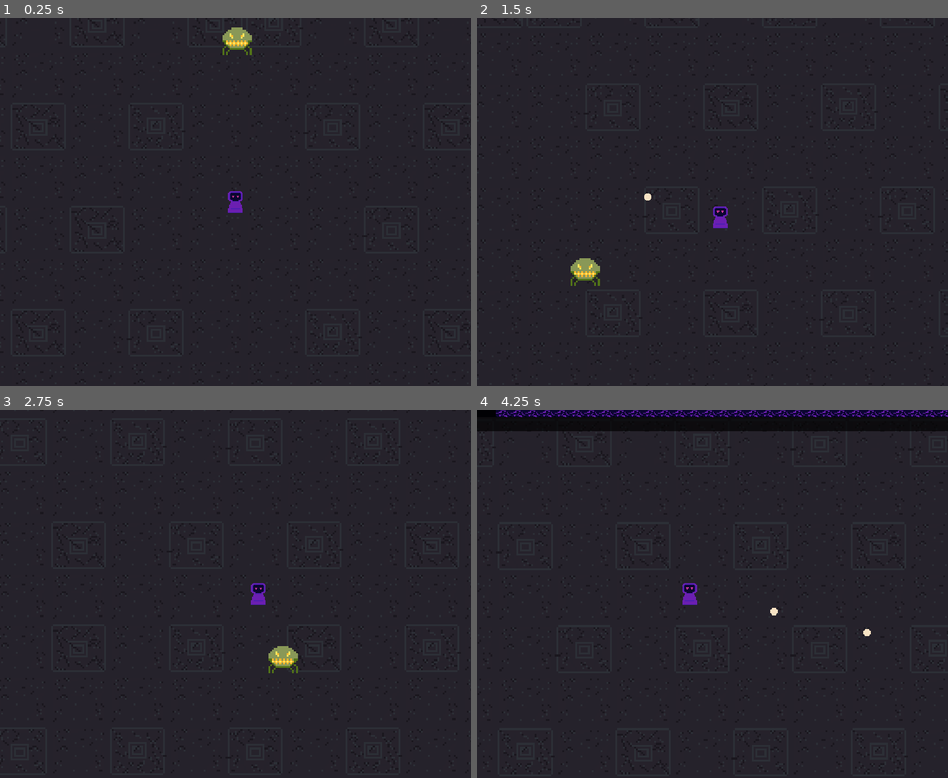
Above: before the commit, frames 1-4 (two rows, left to right).
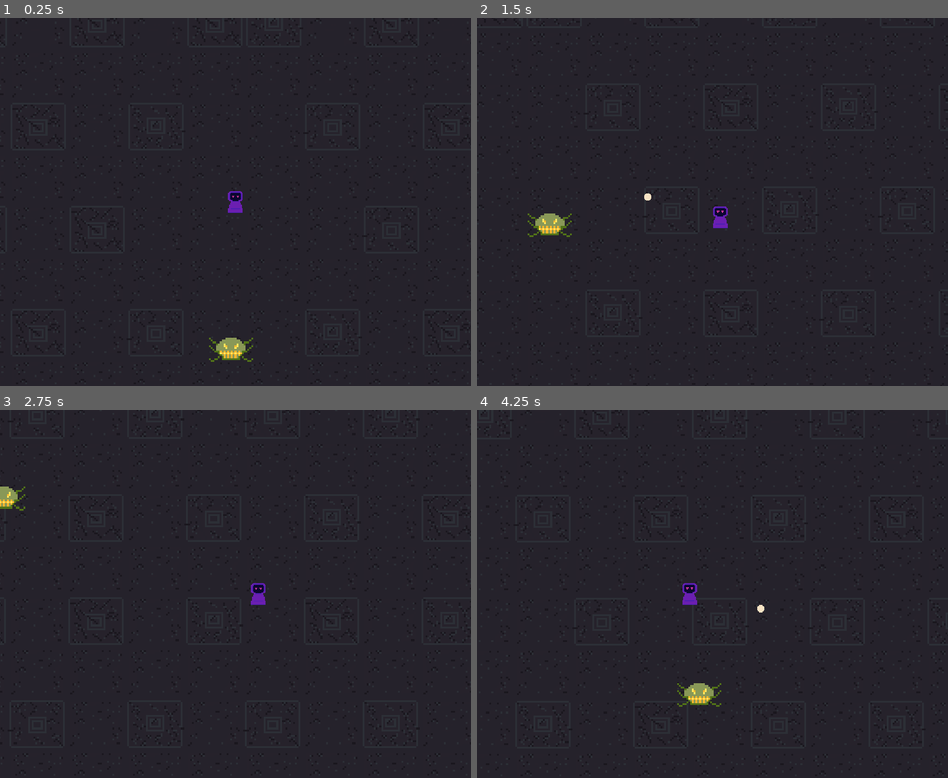
Above: after the commit, the same moments.

Repository: LeoCal4/LD46-Sanjuro-Game
Game: Godot game, scene res://Scene1.tscn
Same seed, same stepped clock (60 frames per second), same inputs: the game is played once before the commit and once after it. The engine's default icon, where the game draws it, is replaced by a stand-in: a white triangle on a blue panel in a dark square.
Inputs (mouse positions are in pixels of both pictures, inside the frame that each line leads up to):
- Up to frame 1 (0.25 s): no input
- Up to frame 2 (1.5 s): move the mouse to (816, 183) at 0.52 s; hold Right (right) 0.53-1.28 s; tap E (action, bound only after the commit) at 0.6 s; move the mouse to (618, 220) at 1.27 s; hold S (down) from 1.28 s (still down); click (618, 220) at 1.35 s
- Up to frame 3 (2.75 s): tap E (action, bound only after the commit) at 1.55, 2.1 s; move the mouse to (282, 513) at 2.02 s; release S (down) at 2.03 s; hold Right (right) from 2.03 s (still down)
- Up to frame 4 (4.25 s): move the mouse to (688, 667) at 2.77 s; release Right (right) at 2.78 s; hold Up (up) 2.78-3.53 s; tap E (action, bound only after the commit) at 2.85, 3.8 s; move the mouse to (853, 649) at 3.52 s; press the mouse at (853, 649) at 3.53 s; hold Left (left) from 3.53 s (still down)

The runs differ from the first frame. In frame 1, 0.7% of the frame differs, in the area x 44-54%, y 2-94%; in frame 2, 0.7%; in frame 3, 0.6%; in frame 4, 5.9%, in the area x 0-100%, y 0-81%.

Commit message:
Added souls and some shooting juice

Diff:
--- a/Enemy.gd
+++ b/Enemy.gd
@@ -1,27 +1,40 @@
 extends KinematicBody2D
 
 const MOVE_SPEED = 5
-const MAX_SPEED = 10
-const FULL_HP = 10000
+const MAX_SPEED = 100
+const FULL_HP = 100
+const FRICTION = 0
+const KNOCKBACK = 100
+
+const soul_scene = preload("res://Soul/Soul.tscn")
 
 onready var map_navigation = get_parent().get_node('Navigation2D')
 onready var sprite = $Sprite
+onready var damage_sprite = $DamageSprite
+onready var anim_player = $AnimationPlayer
 
 var player
-var hp = FULL_HP
+var hp = FULL_HP setget set_hp
 var damage
 var motion
 var acceleration
+var knockback
+
+signal camera_shake_requested
 
 func _ready():
 	add_to_group('enemies')
 	motion = Vector2.ZERO
 	acceleration = Vector2.ZERO
+	knockback = Vector2.ZERO
+	connect("camera_shake_requested", get_tree().get_nodes_in_group('camera')[0], 'shake')
 
 func _physics_process(delta):
 	if player == null:
 		player = get_tree().get_nodes_in_group('player')[0]
 	search(delta)
+	if knockback != Vector2():
+		knockback = knockback.linear_interpolate(Vector2(), 0.5)
 
 func search(delta):
 	var starting_point = self.global_position
@@ -32,19 +45,34 @@
 		if move_distance <= distance_to_next_point:
 			var move_rotation = get_angle_to(starting_point.linear_interpolate(path_to_player[point], move_distance / distance_to_next_point))
 			acceleration = Vector2(MOVE_SPEED, 0).rotated(move_rotation)
-			motion += acceleration.clamped(MAX_SPEED)
-			motion = move_and_slide(motion)
+			acceleration = acceleration.linear_interpolate(Vector2.ZERO, FRICTION * delta)
+			motion += acceleration + knockback
+			motion = move_and_slide(motion).clamped(MAX_SPEED)
 			break
 		move_distance -= distance_to_next_point
 		starting_point = path_to_player[point]
-
-func set_player(p):
-	player = p
+	if motion != Vector2() and !anim_player.is_playing():
+		anim_player.play('move')
 
 func recieve_damage(damage, knockback_direction):
+	set_hp(damage)
+	emit_signal('camera_shake_requested')
+	#knockback = lerp(acceleration, knockback_direction * 5, 0.5)
+	knockback = knockback_direction * KNOCKBACK
+	anim_player.stop()
+	sprite.visible = false
+	damage_sprite.visible = true
+	yield(get_tree().create_timer(0.1), 'timeout')
+	sprite.visible = true
+	damage_sprite.visible = false
+
+func die():
+	var soul = soul_scene.instance()
+	soul.position = position
+	get_tree().get_root().call_deferred('add_child', soul)
+	queue_free()
+
+func set_hp(damage):
 	hp -= damage
-	acceleration = lerp(acceleration, knockback_direction * 5, 0.5)
 	if hp <= 0:
-		queue_free()
-		return
-	sprite.modulate.r = sprite.modulate.r + float(damage)/float(FULL_HP)
+		die()
--- a/Enemy.tscn
+++ /dev/null
@@ -1,20 +0,0 @@
-[gd_scene load_steps=4 format=2]
-
-[ext_resource path="res://Enemy.gd" type="Script" id=1]
-[ext_resource path="res://Enemy/Enemy.png" type="Texture" id=2]
-
-[sub_resource type="CircleShape2D" id=1]
-radius = 7.70517
-
-[node name="Enemy" type="KinematicBody2D"]
-scale = Vector2( 2, 2 )
-collision_layer = 2
-collision_mask = 5
-script = ExtResource( 1 )
-
-[node name="CollisionShape2D" type="CollisionShape2D" parent="."]
-position = Vector2( 0, 0.511547 )
-shape = SubResource( 1 )
-
-[node name="Sprite" type="Sprite" parent="."]
-texture = ExtResource( 2 )
--- /dev/null
+++ b/Enemy/Enemy.tscn
@@ -0,0 +1,48 @@
+[gd_scene load_steps=6 format=2]
+
+[ext_resource path="res://Enemy.gd" type="Script" id=1]
+[ext_resource path="res://Enemy/EnemyTileset.png" type="Texture" id=2]
+[ext_resource path="res://Enemy/EnemyWhiteframe.png" type="Texture" id=3]
+
+[sub_resource type="CircleShape2D" id=1]
+radius = 7.70517
+
+[sub_resource type="Animation" id=2]
+resource_name = "move"
+length = 0.3
+loop = true
+step = 0.15
+tracks/0/type = "value"
+tracks/0/path = NodePath("Sprite:frame")
+tracks/0/interp = 1
+tracks/0/loop_wrap = true
+tracks/0/imported = false
+tracks/0/enabled = true
+tracks/0/keys = {
+"times": PoolRealArray( 0, 0.15 ),
+"transitions": PoolRealArray( 1, 1 ),
+"update": 1,
+"values": [ 1, 0 ]
+}
+
+[node name="Enemy" type="KinematicBody2D"]
+scale = Vector2( 2, 2 )
+collision_layer = 2
+collision_mask = 5
+script = ExtResource( 1 )
+
+[node name="CollisionShape2D" type="CollisionShape2D" parent="."]
+position = Vector2( 0, 0.511547 )
+shape = SubResource( 1 )
+
+[node name="Sprite" type="Sprite" parent="."]
+texture = ExtResource( 2 )
+vframes = 2
+frame = 1
+
+[node name="AnimationPlayer" type="AnimationPlayer" parent="."]
+anims/move = SubResource( 2 )
+
+[node name="DamageSprite" type="Sprite" parent="."]
+visible = false
+texture = ExtResource( 3 )
--- a/Player/Bullet/Bullet.gd
+++ b/Player/Bullet/Bullet.gd
@@ -1,7 +1,7 @@
 extends Area2D
 
 export var speed = 10
-export var damage = 10
+export var damage = 30
 var direction = Vector2()
 
 func _physics_process(delta):
@@ -9,6 +9,5 @@
 
 func _on_Bullet_body_entered(body):
 	if body.is_in_group('enemies'):
-		pass
-		#body.recieve_damage(damage, linear_velocity.normalized())
+		body.recieve_damage(damage, (body.global_position - self.global_position).normalized())
 	queue_free()
--- /dev/null
+++ b/Player/Camera2D.gd
@@ -0,0 +1,59 @@
+extends Camera2D
+
+var _duration = 0.0
+var _period_in_ms = 0.0
+var _amplitude = 0.0
+var _timer = 0.0
+var _last_shook_timer = 0
+var _previous_x = 0.0
+var _previous_y = 0.0
+var _last_offset = Vector2(0, 0)
+
+
+func _ready():
+	_duration = 0.8
+	_period_in_ms = 1.0 / 15.0
+	_amplitude = 8
+	set_process(true)
+
+
+func _process(delta):
+    if _timer == 0:
+        set_offset(Vector2())
+        set_process(false)
+        return
+    _last_shook_timer = _last_shook_timer + delta
+    while _last_shook_timer >= _period_in_ms:
+        _last_shook_timer = _last_shook_timer - _period_in_ms
+        var intensity = _amplitude * (1 - ((_duration - _timer) / _duration))
+        var new_x = rand_range(-1.0, 1.0)
+        var x_component = intensity * (_previous_x + (delta * (new_x - _previous_x)))
+        var new_y = rand_range(-1.0, 1.0)
+        var y_component = intensity * (_previous_y + (delta * (new_y - _previous_y)))
+        _previous_x = new_x
+        _previous_y = new_y
+        var new_offset = Vector2(x_component, y_component)
+        set_offset(get_offset() - _last_offset + new_offset)
+        _last_offset = new_offset
+    _timer = _timer - delta
+    if _timer <= 0:
+        _timer = 0
+        set_offset(get_offset() - _last_offset)
+
+
+func shake(duration = 0.2, frequency = 12.0, amplitude = 6.0):
+    if(_timer != 0):
+        return
+    _duration = duration
+    _timer = duration
+    _period_in_ms = 1.0 / frequency
+    _amplitude = amplitude
+    _previous_x = rand_range(-1.0, 1.0)
+    _previous_y = rand_range(-1.0, 1.0)
+    set_offset(get_offset() - _last_offset)
+    _last_offset = Vector2(0, 0)
+    set_process(true)
+
+func connect_to_shakers():
+	for camera_shaker in get_tree().get_nodes_in_group('camera_shaker'):
+		camera_shaker.connect('camera_shake_requested', self, 'shake')
--- a/Player/Player.gd
+++ b/Player/Player.gd
@@ -2,10 +2,10 @@
 
 const MOVE_SPEED = 3000
 const MAX_SPEED = MOVE_SPEED * 12
-const SHOOT_DELAY = 0.1
+const SHOOT_DELAY = 0.3
 const FRICTION = 10
 const MAX_HEALTH = 100
-const DAMAGE = 30
+const DAMAGE = 20
 
 onready var bullet_start_position = $BulletStartPosition
 const bullet_scene = preload("res://Player/Bullet/Bullet.tscn")
@@ -16,6 +16,8 @@
 var acceleration
 var shoot_delay_timer
 var can_shoot
+var can_sacrifice_souls
+var souls
 
 
 func _ready():
@@ -33,6 +35,9 @@
 	_handle_shooting()
 	_apply_movement(delta)
 	_apply_friction(delta)
+	if Input.is_action_just_pressed('action'):
+		if can_sacrifice_souls:
+			sacrifice_souls()
 	#look_at(get_global_mouse_position())
 
 func _handle_movement_input():
@@ -60,3 +65,11 @@
 		get_tree().get_root().add_child(bullet_instance)
 		yield(get_tree().create_timer(SHOOT_DELAY), "timeout")
 		can_shoot = true
+
+func get_soul():
+	souls += 1
+	print('got soul')
+
+func sacrifice_souls():
+	if souls == 0 or !can_sacrifice_souls:
+		return
--- a/Player/Player.tscn
+++ b/Player/Player.tscn
@@ -1,7 +1,8 @@
-[gd_scene load_steps=4 format=2]
+[gd_scene load_steps=5 format=2]
 
 [ext_resource path="res://Player/Player.gd" type="Script" id=1]
 [ext_resource path="res://Player/Character.png" type="Texture" id=2]
+[ext_resource path="res://Player/Camera2D.gd" type="Script" id=3]
 
 [sub_resource type="CapsuleShape2D" id=1]
 radius = 6.53317
@@ -17,7 +18,9 @@
 [node name="Sprite" type="Sprite" parent="."]
 texture = ExtResource( 2 )
 
-[node name="Camera2D" type="Camera2D" parent="."]
+[node name="Camera2D" type="Camera2D" parent="." groups=[
+"camera",
+]]
 rotating = true
 current = true
 zoom = Vector2( 0.5, 0.5 )
@@ -27,5 +30,6 @@
 drag_margin_top = 0.1
 drag_margin_right = 0.1
 drag_margin_bottom = 0.1
+script = ExtResource( 3 )
 
 [node name="BulletStartPosition" type="Position2D" parent="."]
--- /dev/null
+++ b/Scene1.gd
@@ -0,0 +1,6 @@
+extends Node2D
+
+var custom_cursor = preload("res://Globals/Cursor.png")
+
+func _ready():
+	Input.set_custom_mouse_cursor(custom_cursor)
--- a/Scene1.tscn
+++ b/Scene1.tscn
@@ -1,21 +1,28 @@
-[gd_scene load_steps=7 format=2]
+[gd_scene load_steps=10 format=2]
 
-[ext_resource path="res://Floor/FloorTileset.tres" type="TileSet" id=1]
-[ext_resource path="res://icon.png" type="Texture" id=2]
-[ext_resource path="res://Player/Player.tscn" type="PackedScene" id=3]
-[ext_resource path="res://Walls/Walls.tres" type="TileSet" id=4]
-[ext_resource path="res://Enemy.tscn" type="PackedScene" id=5]
+[ext_resource path="res://Scene1.gd" type="Script" id=1]
+[ext_resource path="res://Floor/FloorTileset.tres" type="TileSet" id=2]
+[ext_resource path="res://icon.png" type="Texture" id=3]
+[ext_resource path="res://Enemy/Enemy.tscn" type="PackedScene" id=4]
+[ext_resource path="res://Player/Player.tscn" type="PackedScene" id=5]
+[ext_resource path="res://Walls/Walls.tres" type="TileSet" id=6]
+[ext_resource path="res://SoulSacrificeArea.gd" type="Script" id=7]
 
 [sub_resource type="NavigationPolygon" id=1]
 vertices = PoolVector2Array( -500.527, 9.47507, 1014.5, 6.90161, 1015.97, 826.165, -505.241, 828.016 )
 polygons = [ PoolIntArray( 0, 1, 2, 3 ) ]
 outlines = [ PoolVector2Array( -500.527, 9.47507, 1014.5, 6.90161, 1015.97, 826.165, -505.241, 828.016 ) ]
 
+[sub_resource type="RectangleShape2D" id=2]
+extents = Vector2( 88.2172, 49.2725 )
+
 [node name="Scene1" type="Node2D"]
+script = ExtResource( 1 )
 
 [node name="Floor" type="TileMap" parent="."]
+position = Vector2( 528.042, 34.0734 )
 scale = Vector2( 2, 2 )
-tile_set = ExtResource( 1 )
+tile_set = ExtResource( 2 )
 cell_size = Vector2( 32, 28 )
 collision_friction = 0.0
 collision_layer = 0
@@ -25,19 +32,23 @@
 
 [node name="TopWallShadow" type="Sprite" parent="."]
 modulate = Color( 0, 0, 0, 0.670588 )
-position = Vector2( 261.543, -0.802832 )
+position = Vector2( 789.585, 33.2706 )
 scale = Vector2( 24.0709, 0.49798 )
-texture = ExtResource( 2 )
+texture = ExtResource( 3 )
+
+[node name="Enemy" parent="." instance=ExtResource( 4 )]
+position = Vector2( 769.244, 426.318 )
 
 [node name="Player" parent="." groups=[
 "player",
-] instance=ExtResource( 3 )]
-position = Vector2( 246.457, 221.897 )
+] instance=ExtResource( 5 )]
+position = Vector2( 774.499, 255.97 )
 
 [node name="Walls" type="TileMap" parent="." groups=[
 "walls",
 ]]
-tile_set = ExtResource( 4 )
+position = Vector2( 528.042, 34.0734 )
+tile_set = ExtResource( 6 )
 cell_size = Vector2( 16, 16 )
 collision_layer = 4
 collision_mask = 0
@@ -45,9 +56,18 @@
 tile_data = PoolIntArray( -524278, 1, 0, -524277, 1, 0, -524276, 1, 0, -524275, 1, 0, -524274, 1, 0, -524273, 1, 0, -52 …(5969 unchanged characters)…
 
 [node name="Navigation2D" type="Navigation2D" parent="."]
+position = Vector2( 528.042, 34.0734 )
 
 [node name="NavigationPolygonInstance" type="NavigationPolygonInstance" parent="Navigation2D"]
+visible = false
 navpoly = SubResource( 1 )
 
-[node name="Enemy" parent="." instance=ExtResource( 5 )]
-position = Vector2( 248.2, 37.6732 )
+[node name="SoulSacrificeArea" type="Area2D" parent="."]
+position = Vector2( 814.74, 64.8908 )
+script = ExtResource( 7 )
+
+[node name="CollisionShape2D" type="CollisionShape2D" parent="SoulSacrificeArea"]
+position = Vector2( -29.7478, -0.710938 )
+shape = SubResource( 2 )
+[connection signal="body_entered" from="SoulSacrificeArea" to="SoulSacrificeArea" method="_on_SoulSacrificeArea_body_entered"]
+[connection signal="body_exited" from="SoulSacrificeArea" to="SoulSacrificeArea" method="_on_SoulSacrificeArea_body_exited"]
--- /dev/null
+++ b/Soul/Soul.gd
@@ -0,0 +1,21 @@
+extends Area2D
+
+onready var anim_player = $AnimationPlayer
+
+var center = 0
+var rotation_speed = 3
+var radius = 10
+var angle = 0
+
+func _ready():
+	center = self.position
+
+func _physics_process(delta):
+	angle += rotation_speed * delta
+	position = center + Vector2(sin(angle), cos(angle)) * radius
+
+
+func _on_Soul_body_entered(body):
+	if body == get_tree().get_nodes_in_group('player')[0]:
+		body.get_soul()
+		queue_free()
--- /dev/null
+++ b/Soul/Soul.tscn
@@ -0,0 +1,18 @@
+[gd_scene load_steps=4 format=2]
+
+[ext_resource path="res://Soul/Soul.gd" type="Script" id=1]
+[ext_resource path="res://Soul/Soul.png" type="Texture" id=2]
+
+[sub_resource type="CircleShape2D" id=1]
+radius = 7.14477
+
+[node name="Soul" type="Area2D"]
+script = ExtResource( 1 )
+
+[node name="Sprite" type="Sprite" parent="."]
+position = Vector2( 2, -2 )
+texture = ExtResource( 2 )
+
+[node name="CollisionShape2D" type="CollisionShape2D" parent="."]
+shape = SubResource( 1 )
+[connection signal="body_entered" from="." to="." method="_on_Soul_body_entered"]
--- /dev/null
+++ b/SoulSacrificeArea.gd
@@ -0,0 +1,10 @@
+extends Area2D
+
+func _on_SoulSacrificeArea_body_entered(body):
+	if body == get_tree().get_nodes_in_group('player')[0]:
+		body.can_sacrifice_souls = true
+
+
+func _on_SoulSacrificeArea_body_exited(body):
+	if body == get_tree().get_nodes_in_group('player')[0]:
+		body.can_sacrifice_souls = false
--- a/project.godot
+++ b/project.godot
@@ -86,6 +86,11 @@
 "events": [ Object(InputEventMouseButton,"resource_local_to_scene":false,"resource_name":"","device":0,"alt":false,"shi …(212 unchanged characters)…
  ]
 }
+action={
+"deadzone": 0.5,
+"events": [ Object(InputEventKey,"resource_local_to_scene":false,"resource_name":"","device":0,"alt":false,"shift":false,"control":false,"meta":false,"command":false,"pressed":false,"scancode":69,"unicode":0,"echo":false,"script":null)
+ ]
+}
 
 [layer_names]
 
Binary file added: Enemy/EnemyTileset.png
Not shown, added: Enemy/EnemyTileset.png.import
Binary file added: Enemy/EnemyWhiteframe.png
Not shown, added: Enemy/EnemyWhiteframe.png.import
Binary file added: Globals/Cursor.png
Not shown, added: Globals/Cursor.png.import
Binary file added: Soul/Soul.png
Not shown, added: Soul/Soul.png.import
